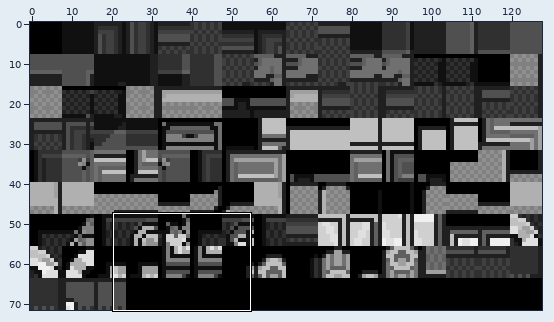
Two versions of one sprite sheet, data/tilesets/primary/sspathfinder_indoors/tiles.png. The first picture is a wide view before the edit; the outline marks the close-up.
Close-up. First the earlier version:
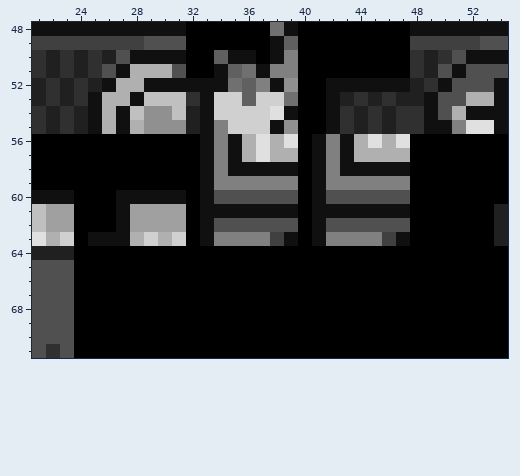
The file is 128x72 pixels. Shown: x 21..54, y 48..71.
And afterwards:
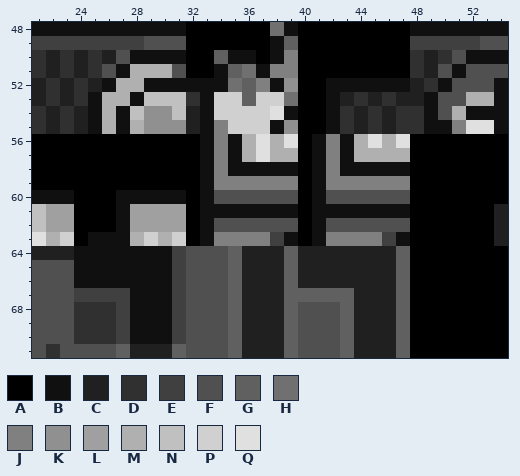
Palette (. is transparent): A #000000  B #101010  C #202020  D #303030  E #404040  F #505050  G #606060  H #707070  J #808080  K #909090  L #a0a0a0  M #b0b0b0  N #c0c0c0  P #d0d0d0  Q #e0e0e0
Difference:
Changed rows in their new state; - is an unchanged pixel.
first column x 24:
64 BBBBBBBEFFFGCCCGCCCCCCCG
65 BBBBBBBEFFFGCCCGCCCCCCCG
66 BBBBBBBEFFFGCCCGCCCCCCCG
67 EEEEBBBEFFFGCCCGGGGGCCCG
68 DDDEBBBEFFFGCCCGFFFGCCCG
69 DDDEBBBEFFFGCCCGFFFGCCCG
70 DDDEBBBEFFFGCCCGFFFGCCCG
71 FFFGCCCGFFFGCCCGFFFGCCCG
Pixel boxes of the changes (left, top, right, bottom) in both close-ups:
changed: (74, 246, 410, 358)
